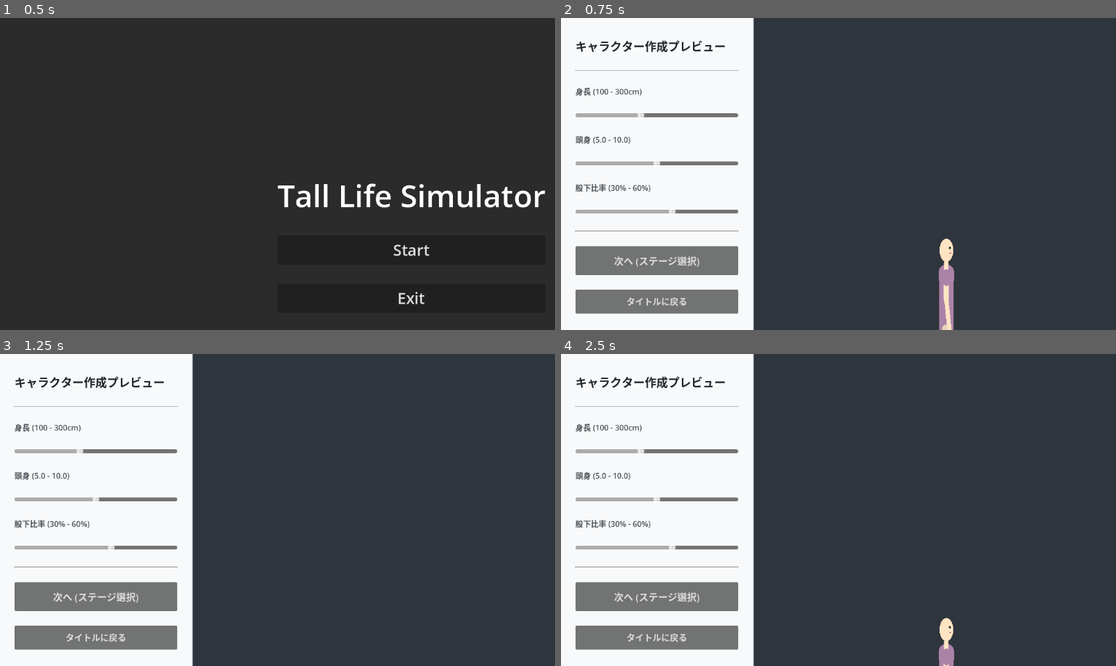
Above: before the commit, frames 1-4 (two rows, left to right).
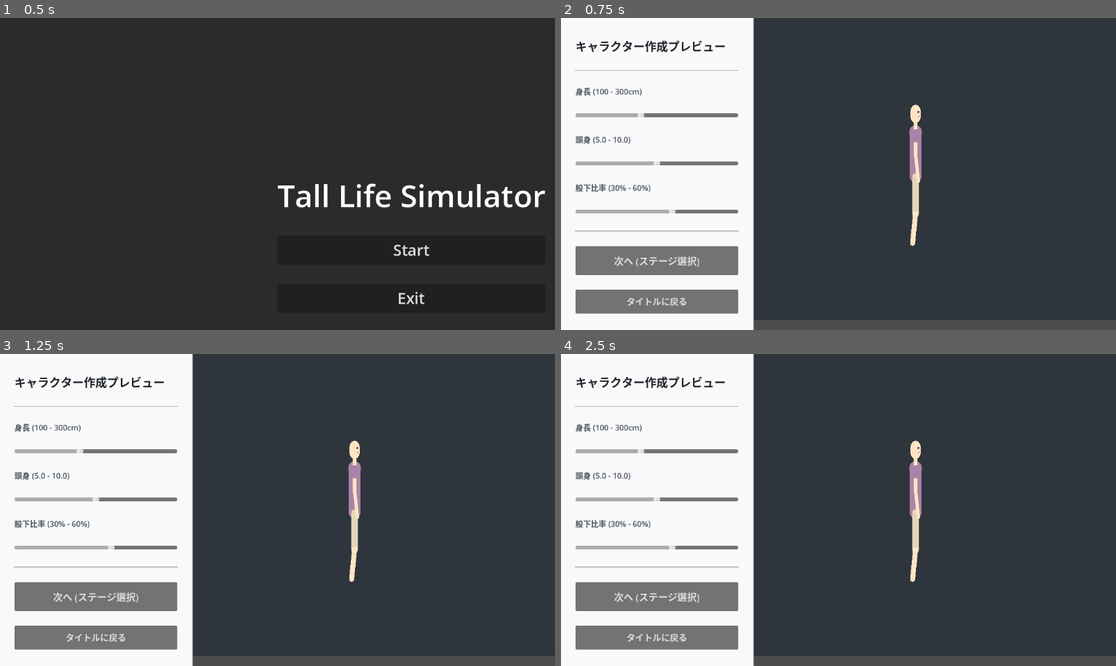
Above: after the commit, the same moments.

Repository: tinky44/TLS_3D
Game: Godot game, scene res://scenes/TitleScene.tscn
The game is run twice, just before and just after one commit, with the same random seed, the same clock (stepped at 60 frames per second) and the same inputs.
Inputs:
- Up to frame 1 (0.5 s): no input
- Up to frame 2 (0.75 s): click "Start" at 0.5 s
- Up to frame 3 (1.25 s): no input
- Up to frame 4 (2.5 s): click "タイトルに戻る" at 1.25 s; click "Start" at 2 s

Frame 1 is identical in both runs. In frame 2, 3.4% of the frame differs, in the area x 34-100%, y 27-100%; in frame 3, 2.8%; in frame 4, 3.0%.

Commit message:
fix: キャラメイク画面でキャラが落下・見えない問題を修正
- CharacterCreatorScene に床 (WorldBoundaryShape2D) を追加
- Camera2D を Player の子ノードとして追加し全身が映るよう修正
- サイドバーのオフセット方向を調整 (-200)

Co-Authored-By: gemini <218195315+gemini-cli@users.noreply.github.com>

Diff:
--- a/godot-project/scenes/CharacterCreatorScene.tscn
+++ b/godot-project/scenes/CharacterCreatorScene.tscn
@@ -2,6 +2,8 @@
 
 [ext_resource type="Script" path="res://scripts/CharacterCreatorScene.gd" id="1_char"]
 [ext_resource type="PackedScene" uid="uid://cx6y8v2h" path="res://Player.tscn" id="2_player"]
+
+[sub_resource type="WorldBoundaryShape2D" id="WorldBoundaryShape2D_floor"]
 
 [node name="CharacterCreatorScene" type="Node2D"]
 script = ExtResource("1_char")
@@ -11,5 +13,11 @@
 offset_bottom = 1000.0
 color = Color(0.184314, 0.207843, 0.235294, 1)
 
+[node name="Floor" type="StaticBody2D" parent="."]
+position = Vector2(800, 800)
+
+[node name="CollisionShape2D" type="CollisionShape2D" parent="Floor"]
+shape = SubResource("WorldBoundaryShape2D_floor")
+
 [node name="Player" parent="." instance=ExtResource("2_player")]
 position = Vector2(800, 800)
--- a/godot-project/scripts/CharacterCreatorScene.gd
+++ b/godot-project/scripts/CharacterCreatorScene.gd
@@ -1,13 +1,53 @@
 extends Node2D
 
 @onready var player = $Player
+var preview_camera: Camera2D
+var CM_TO_PX: float = 2.0
 
 func _ready() -> void:
+    var global = get_node_or_null("/root/Global")
+    if global:
+        CM_TO_PX = global.CM_TO_PX
+
+    _setup_camera()
     _setup_ui()
-    # プレビューが見えやすいように初期ポーズを調整（必要なら）
+    # プレビューが見えやすいように初期ポーズを調整
     if player and player.has_method("update_measurements"):
         player.pose = "stand"
         player.update_measurements()
+    _update_camera()
+
+func _setup_camera() -> void:
+    # PlayerのCamera2Dを無効化 or 上書きするため、Playerの子としてカメラを追加
+    # すでにPlayerに古いカメラがあれば削除
+    var old_cam = player.get_node_or_null("Camera2D")
+    if old_cam:
+        old_cam.queue_free()
+
+    preview_camera = Camera2D.new()
+    preview_camera.name = "PreviewCamera"
+    preview_camera.enabled = true
+    preview_camera.position_smoothing_enabled = false
+    # UIサイドバー(400px分)を考慮。画面幅の右側半分にキャラが映るようオフセット
+    preview_camera.offset = Vector2(-200, 0)
+    # キャラ全体が映るようzoomを調整（必要に応じてこの値を変える）
+    preview_camera.zoom = Vector2(0.8, 0.8)
+    player.add_child(preview_camera)
+
+func _update_camera() -> void:
+    if not preview_camera or not player: return
+    var global = get_node_or_null("/root/Global")
+    var height_cm = 180.0
+    if global:
+        height_cm = global.current_params.get("height", 180.0)
+    var char_height_px = height_cm * CM_TO_PX
+    # カメラのYはキャラ中心（足元から身長の半分だけ上 = キャラの胴体中間）
+    # Playerの足元がY=0(PlayerローカルY)、頭がY=-char_height_pxのため
+    preview_camera.position = Vector2(0, -char_height_px * 0.5)
+
+
+func _process(_delta: float) -> void:
+    _update_camera()
 
 func _setup_ui():
     var ui_layer = CanvasLayer.new()
